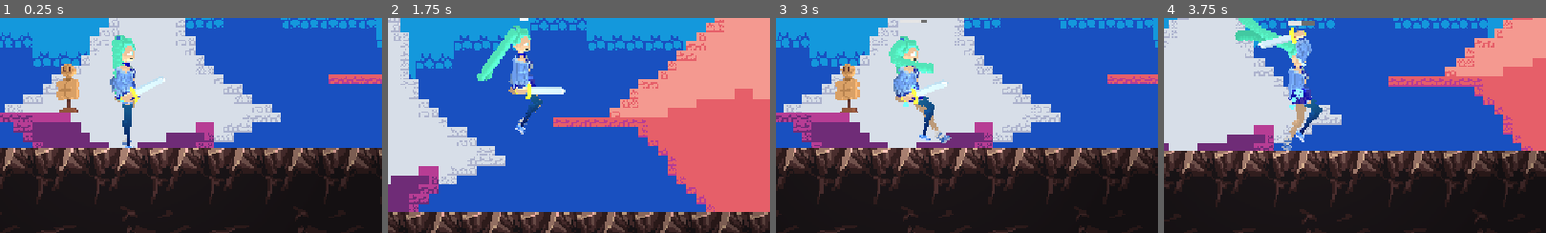
Above: before the commit, frames 1-4 (left to right).
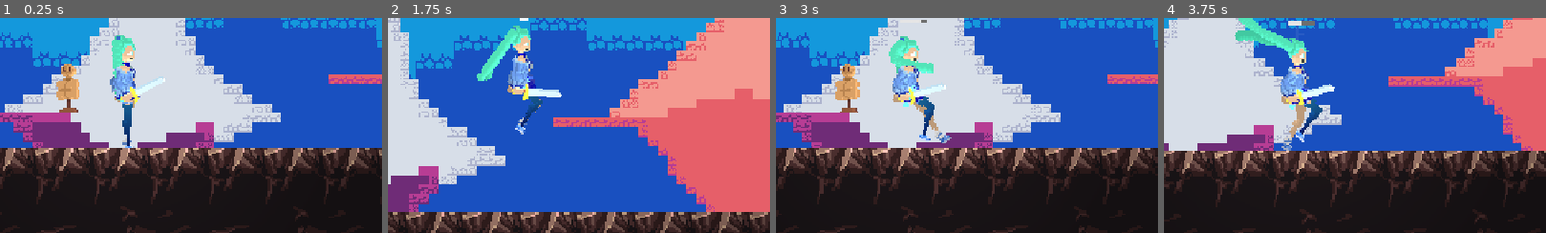
Above: after the commit, the same moments.

Repository: ToastedTeam/CaveGame
Game: Godot game, scene res://scenes/main/main.tscn
The game is run twice, just before and just after one commit, with the same random seed, the same clock (stepped at 60 frames per second) and the same inputs. The engine's default icon, where the game draws it, is replaced by a stand-in: a white triangle on a blue panel in a dark square.
Inputs:
- Up to frame 1 (0.25 s): no input
- Up to frame 2 (1.75 s): tap Enter (ui_accept) at 0.5 s; hold Right (player_move_right) from 0.53 s (still down); tap A (player_attack_melee) at 0.6 s; tap Up (player_jump) at 0.77, 1.52 s; tap S (player_attack_ranged) at 1.35 s
- Up to frame 3 (3 s): release Right (player_move_right) at 2.03 s; hold Left (player_move_left) 2.03-2.78 s; tap D (player_dash) at 2.1 s; hold Right (player_move_right) from 2.78 s (still down); tap E (player_interact) at 2.85 s
- Up to frame 4 (3.75 s): keep holding Right (player_move_right); tap Up (player_jump) at 3.02 s; tap A (player_attack_melee) at 3.6 s
The pictures show only the part of the screen within x 33-83%, y 34-84%; the shares and areas given below are measured in that part.

The runs differ from the first frame. In frame 2, 0.7% of the frame differs, in the area x 31-47%, y 17-39%; in frame 3, 0.6%; in frame 4, 1.7%, in the area x 24-45%, y 4-41%.

Commit message:
SCRUM-45 Disabled attacks when in safe area zone

Diff:
--- a/entities/player/player.gd
+++ b/entities/player/player.gd
@@ -43,6 +43,7 @@
 var currentDirection = 1;
 var facing = 1;
 var hitWall = false;
+var in_safe_area = false;
 
 #@export var headTarget: IKTargetResource
 #@export var headTarget: Node2D
@@ -248,22 +249,19 @@
 	move_and_slide()
 
 	currentDirection = direction
-
 	hitWall = is_on_wall()
 
-	if _isPlayerJustAttackingMelee() and canAttack:
-		#$FlipHandler/Weapon/AnimationPlayer.play("player_attack")
-		canAttack = false
-		IkAnimator.Attack_Melee()
-		$AttackCooldown.start()
-
-	var ranged = $sprites/FlipHandler/Ranged
-	if _isPlayerJustAttackingRanged() and canAttack and ranged and current_mana >= 10:
-		current_mana -= 10;
-		canAttack = false
-
-		IkAnimator.Attack_Ranged()
-		$AttackCooldown.start()
+	if not in_safe_area:
+		if _isPlayerJustAttackingMelee() and canAttack:
+			if IkAnimator.Attack_Melee():
+				canAttack = false
+				$AttackCooldown.start()
+
+		if _isPlayerJustAttackingRanged() and canAttack and current_mana >= 10:
+			if IkAnimator.Attack_Ranged():
+				current_mana -= 10;
+				canAttack = false
+				$AttackCooldown.start()
 
 func _on_entity_hit(body: Node2D) -> void:
 	var body_parent = body.get_parent()
--- a/entities/player/player_ik_animator.gd
+++ b/entities/player/player_ik_animator.gd
@@ -63,19 +63,22 @@
 	lastState = state;
 	state = newState;
 
-func Attack_Melee() -> void:
+# Attacks return true if player has a weapon, otherwise false
+func Attack_Melee() -> bool:
+	if not hand.node.has_node("Weapon"):
+		return false
 	# We're doing a rough assumption that what the hands have is only a weapon
 	var weapon = hand.node.get_node("Weapon") as Weapon
 	animationPlayer.play(weapon.AnimName)
-	pass
-
-func Attack_Ranged() -> void:
-	#if not hand.node.get_node("Ranged"):
-		#return
+	return true
+
+func Attack_Ranged() -> bool:
+	if not hand.node.has_node("Ranged"):
+		return false
 	#Log.info("Perform magic attack, play some animation or something...")
-	var ranged = hand.node.get_node("Ranged") as RangedWeapon
-	ranged._attack()
-	pass
+	var weapon = hand.node.get_node("Ranged") as RangedWeapon
+	weapon._attack()
+	return true
 
 func Start_Dash() -> void:
 	setAnimState(AnimState.Dashing)
--- a/scenes/main/main.tscn
+++ b/scenes/main/main.tscn
@@ -2695,7 +2695,7 @@
 
 [node name="FHTarget" type="Marker2D" parent="PlayerIKAnimator"]
 visible = false
-position = Vector2(6, -20)
+position = Vector2(4, -29)
 
 [node name="Sprite2D2" type="Sprite2D" parent="PlayerIKAnimator/FHTarget"]
 texture = SubResource("PlaceholderTexture2D_blune")
@@ -2753,19 +2753,19 @@
 scale = Vector2(0.99984, 0.99984)
 
 [node name="Forearm_R" parent="Player/sprites" index="0"]
-position = Vector2(-2.91473, -0.926941)
+position = Vector2(-2.91474, -0.926949)
 rotation = -0.464864
 
 [node name="Shoulder_R" parent="Player/sprites" index="1"]
-position = Vector2(-3.80115, -9.83455)
-rotation = 0.36866
+position = Vector2(-3.80115, -9.83456)
+rotation = 0.368661
 
 [node name="Calf_B" parent="Player/sprites" index="2"]
-position = Vector2(-0.454931, 14.4992)
+position = Vector2(-0.454932, 14.4992)
 rotation = 0.0658351
 
 [node name="Thigh_B" parent="Player/sprites" index="3"]
-position = Vector2(-0.394663, 5.98606)
+position = Vector2(-0.394664, 5.98607)
 rotation = 0.0658351
 
 [node name="Calf_F" parent="Player/sprites" index="4"]
@@ -2777,11 +2777,11 @@
 rotation = -0.0473331
 
 [node name="BHair" parent="Player/sprites" index="6"]
-position = Vector2(-5.27689, -28.0557)
+position = Vector2(-5.2769, -28.0557)
 
 [node name="Head" parent="Player/sprites" index="7"]
 position = Vector2(-1.54036, -20.4958)
-rotation = -0.0058046
+rotation = -0.00580464
 
 [node name="FrontHair" parent="Player/sprites" index="8"]
 position = Vector2(-6.51007, -26.1904)
@@ -2790,16 +2790,16 @@
 position = Vector2(0, -7.99875)
 
 [node name="FlipHandler" parent="Player/sprites" index="11"]
-position = Vector2(2.46617, 4.79743)
-rotation = -0.168602
+position = Vector2(-1.347, -2.63909)
+rotation = -0.875947
 
 [node name="Forearm_F" parent="Player/sprites" index="12"]
-position = Vector2(1.00966, 0.202698)
-rotation = -0.168602
+position = Vector2(-5.43984, -5.18504)
+rotation = -0.875947
 
 [node name="Shoulder_F" parent="Player/sprites" index="13"]
-position = Vector2(-1.16081, -9.5696)
-rotation = -0.168602
+position = Vector2(-5.79975, -11.2497)
+rotation = 0.86357
 
 [node name="root" parent="Player/accessories" index="0"]
 position = Vector2(0, 0)
@@ -2894,6 +2894,12 @@
 
 [node name="Interface" parent="." instance=ExtResource("6_raeie")]
 
+[node name="Texture" parent="Interface/WeaponSelector/Margin/Attacks/MeleeAttacks/InfoElements" index="0"]
+texture = null
+
+[node name="Texture" parent="Interface/WeaponSelector/Margin/Attacks/RangedAttacks/InfoElements" index="0"]
+texture = null
+
 [node name="TargetDummy" parent="." instance=ExtResource("7_hxu8e")]
 position = Vector2(-33, -21)
 maxInvincibilityFrames = 30
--- a/structures/rest_area/regen_area.gd
+++ b/structures/rest_area/regen_area.gd
@@ -16,11 +16,13 @@
 
 func _player_entered(body: Node2D) -> void:
 	if "player" in body.get_groups():
+		player.in_safe_area = true
 		isPlayerIn = true
 	pass # Replace with function body.
 
 
 func _player_exited(body: Node2D) -> void:
 	if "player" in body.get_groups():
+		player.in_safe_area = false
 		isPlayerIn = false
 	pass # Replace with function body.
--- a/structures/rest_area/rest_area.tscn
+++ b/structures/rest_area/rest_area.tscn
@@ -471,7 +471,7 @@
 environment = SubResource("Environment_367mj")
 
 [node name="PointLight2D" type="PointLight2D" parent="."]
-position = Vector2(38, -11)
+position = Vector2(-2, -10)
 color = Color(1, 0.557333, 0.17, 1)
 energy = 1.1
 texture = ExtResource("8_jjql1")
